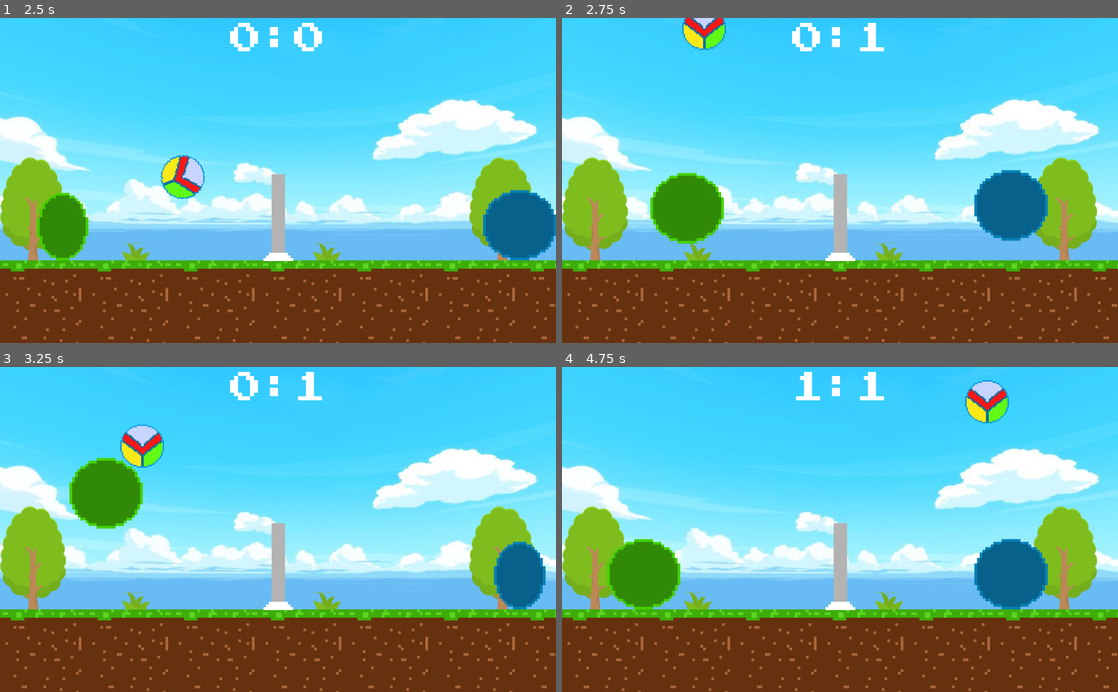
Above: before the commit, frames 1-4 (two rows, left to right).
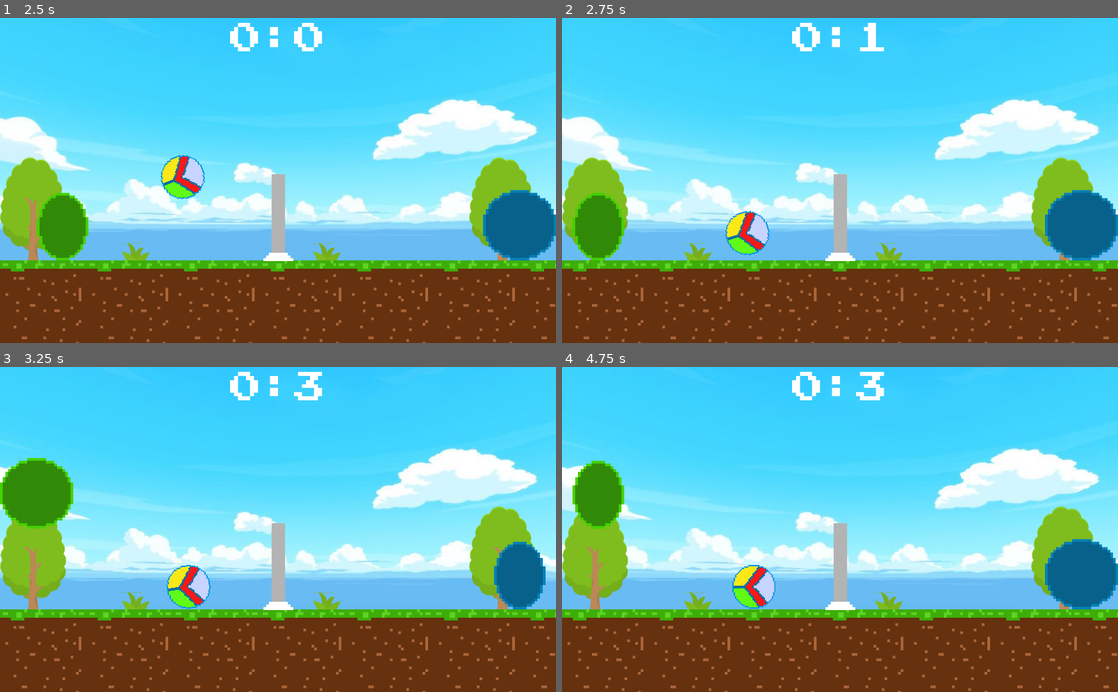
Above: after the commit, the same moments.

Repository: DJWOMS/volleyball-game-godot
Game: Godot game, scene res://Start.tscn
The game is run twice, just before and just after one commit, with the same random seed, the same clock (stepped at 60 frames per second) and the same inputs.
Inputs:
- Up to frame 1 (2.5 s): tap Space (start) at 0.5, 1.35 s; hold Space (start) 0.53-1.28 s; hold Right (ui_right) 0.53-2.03 s; tap W (pl_2_up) at 0.77, 1.52 s; hold A (pl_2_left) from 2.03 s (still down); hold Space (start) from 2.03 s (still down)
- Up to frame 2 (2.75 s): keep holding A (pl_2_left); keep holding Space (start)
- Up to frame 3 (3.25 s): release A (pl_2_left) at 2.78 s; release Space (start) at 2.78 s; hold Right (ui_right) from 2.78 s (still down); tap Space (start) at 2.85 s; tap W (pl_2_up) at 3.02 s
- Up to frame 4 (4.75 s): hold Space (start) 3.53-4.28 s; tap W (pl_2_up) at 3.77, 4.52 s; release Right (ui_right) at 4.28 s; hold A (pl_2_left) from 4.28 s (still down); tap Space (start) at 4.35 s

Frame 1 is identical in both runs. In frame 2, 9.9% of the frame differs, in the area x 1-100%, y 0-75%; in frame 3, 6.4%; in frame 4, 11%, in the area x 1-100%, y 1-75%.

Commit message:
add sound ball

Diff:
--- a/Ball.gd
+++ b/Ball.gd
@@ -2,26 +2,34 @@
 signal fall_pl_1
 signal fall_pl_2
 
+var reset = false
 
 func _ready():
 	if GlobalScore.player_turn == 2:
-		 position.x = 262
+		position.x = 262
 	elif GlobalScore.player_turn == 1:
-		position.x = 783
-
+		position.x = 738
 
 
 func _on_fallzone_pl1_body_entered(body):
 	if body is RigidBody2D:
+		$Goal.play()
 		emit_signal("fall_pl_1")
 		GlobalScore.player_turn = 2
-		$Goal.play()
-		get_tree().change_scene("res://main.tscn")
+		$".".set_mode(1)
+		position.x = 738
+		position.y = 0
+		#mode = MODE_RIGID
+		#get_tree().change_scene("res://main.tscn")
 
 
 func _on_fallzone_pl2_body_entered(body):
 	if body is RigidBody2D:
+		$Goal.play()
 		emit_signal("fall_pl_2")
 		GlobalScore.player_turn = 1
-		$Goal.play()
-		get_tree().change_scene("res://main.tscn")
+		#get_tree().change_scene("res://main.tscn")
+
+
+func _on_Ball_body_entered(body):
+	$Bit.play()
--- a/Ball.tscn
+++ b/Ball.tscn
@@ -1,9 +1,10 @@
-[gd_scene load_steps=8 format=2]
+[gd_scene load_steps=9 format=2]
 
 [ext_resource path="res://sprites/ball-sprite.png" type="Texture" id=1]
 [ext_resource path="res://sprites/volleyball.png" type="Texture" id=2]
 [ext_resource path="res://Ball.gd" type="Script" id=3]
 [ext_resource path="res://audio/goal.wav" type="AudioStream" id=4]
+[ext_resource path="res://audio/ball.wav" type="AudioStream" id=5]
 
 [sub_resource type="PhysicsMaterial" id=3]
 friction = 0.05
@@ -30,6 +31,7 @@
 mass = 50.0
 physics_material_override = SubResource( 3 )
 gravity_scale = 10.0
+contact_monitor = true
 linear_velocity = Vector2( 0, -1 )
 linear_damp = 1.0
 script = ExtResource( 3 )
@@ -45,10 +47,13 @@
 [node name="CollisionShape2D" type="CollisionShape2D" parent="."]
 position = Vector2( 0.10511, -0.0363598 )
 shape = SubResource( 2 )
-__meta__ = {
-"_edit_group_": true
-}
 
 [node name="Goal" type="AudioStreamPlayer" parent="."]
 stream = ExtResource( 4 )
-volume_db = 8.412
+volume_db = -20.0
+
+[node name="Bit" type="AudioStreamPlayer" parent="."]
+stream = ExtResource( 5 )
+volume_db = -15.0
+[connection signal="fall_pl_1" from="." to="." method="_on_Ball_fall_pl_1"]
+[connection signal="fall_pl_2" from="." to="." method="_on_Ball_fall_pl_2"]
--- a/Player2.gd
+++ b/Player2.gd
@@ -31,4 +31,4 @@
 
 	velocity = move_and_slide(velocity, Vector2.UP)
 	velocity.x = lerp(velocity.x ,0, 0.2)
-	position.x = clamp(position.x, 0, 440)
+	position.x = clamp(position.x, 0, 435)
--- a/Spatial.gd
+++ b/Spatial.gd
@@ -17,7 +17,8 @@
 	if Input.is_action_pressed("ui_right"):
 		velocity.x = SPEED
 		$PlayerSprite.play("walk")
-		#$AudioStreamPlayer.play()
+		#if is_on_floor():
+			#$AudioStreamPlayer.play()
 	elif Input.is_action_pressed("ui_left"):
 		velocity.x = -SPEED
 		$PlayerSprite.play("walk")
@@ -32,9 +33,3 @@
 	velocity = move_and_slide(velocity, Vector2.UP)
 	velocity.x = lerp(velocity.x ,0, 0.2)
 	position.x = clamp(position.x, 590, screen_size.x)
-
-
-
-func _on_Ball_body_entered(body):
-	$HitBall.play()
-	print("sdd")
--- a/Spatial.tscn
+++ b/Spatial.tscn
@@ -1,8 +1,7 @@
-[gd_scene load_steps=13 format=2]
+[gd_scene load_steps=12 format=2]
 
 [ext_resource path="res://sprites/ball.png" type="Texture" id=1]
 [ext_resource path="res://Spatial.gd" type="Script" id=2]
-[ext_resource path="res://audio/ball.wav" type="AudioStream" id=3]
 
 [sub_resource type="AtlasTexture" id=1]
 flags = 4
@@ -75,7 +74,3 @@
 [node name="CollisionShape2D" type="CollisionShape2D" parent="."]
 position = Vector2( 3.30354, -0.33371 )
 shape = SubResource( 9 )
-
-[node name="HitBall" type="AudioStreamPlayer" parent="."]
-stream = ExtResource( 3 )
-volume_db = 14.059
--- /dev/null
+++ b/default_bus_layout.tres
@@ -0,0 +1,3 @@
+[gd_resource type="AudioBusLayout" format=2]
+
+[resource]
--- a/main.gd
+++ b/main.gd
@@ -5,6 +5,6 @@
 	$AudioStreamPlayer.play()
 
 
-func _process(delta):
+func _process(_delta):
 	if Input.is_action_just_pressed("ui_cancel"):
 		get_tree().quit()
--- a/main.tscn
+++ b/main.tscn
@@ -62,6 +62,7 @@
 position = Vector2( 262.064, 17.6389 )
 scale = Vector2( 1.01239, 0.923051 )
 mass = 0.104082
+contacts_reported = 10
 
 [node name="Player" parent="." instance=ExtResource( 2 )]
 position = Vector2( 824.449, 340.28 )
@@ -145,6 +146,6 @@
 volume_db = -9.941
 [connection signal="body_entered" from="fallzone_pl1" to="Ball" method="_on_fallzone_pl1_body_entered"]
 [connection signal="body_entered" from="fallzone_pl2" to="Ball" method="_on_fallzone_pl2_body_entered"]
-[connection signal="body_entered" from="Ball" to="Player" method="_on_Ball_body_entered"]
+[connection signal="body_entered" from="Ball" to="Ball" method="_on_Ball_body_entered"]
 [connection signal="fall_pl_1" from="Ball" to="Score" method="_on_Ball_fall_pl_1"]
 [connection signal="fall_pl_2" from="Ball" to="Score" method="_on_Ball_fall_pl_2"]
